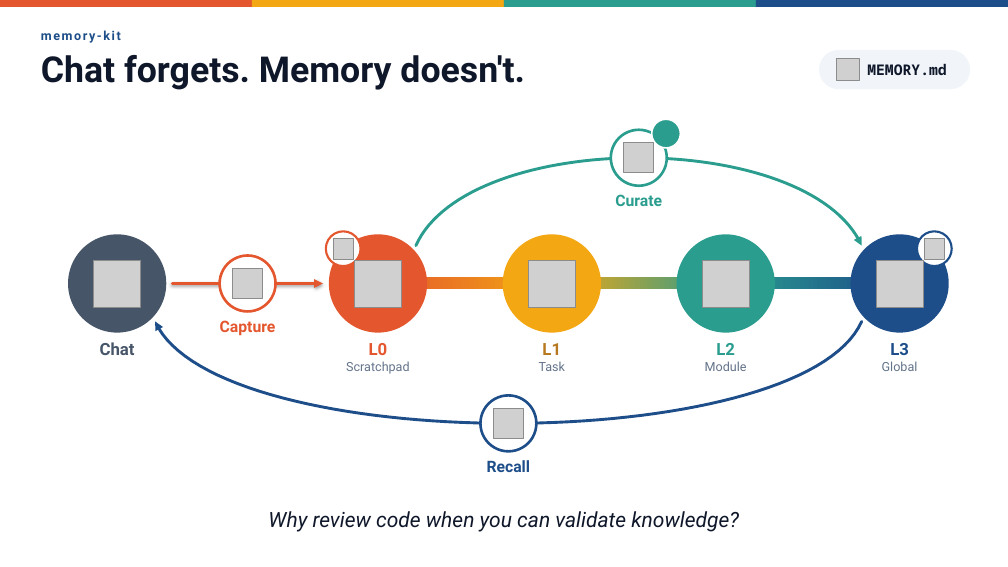
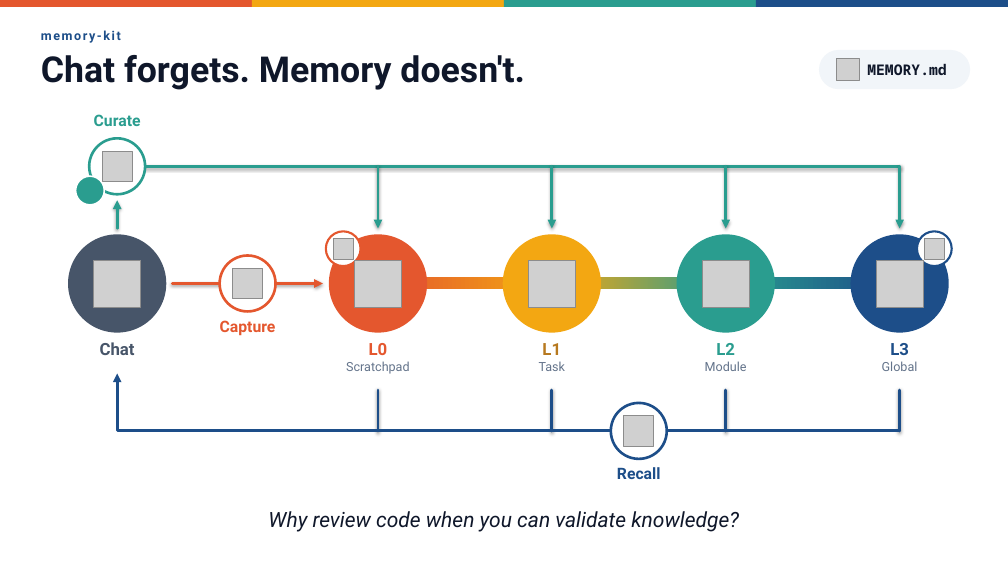
Before and after one commit to JoseviOliveira/memory-kit, a slide deck: slide 1 of presentation/memory-kit-minimal.pptx. Drawn at 1008x567 pixels with LibreOffice and Linux fonts; fonts in the diff are those of the drawing; grey boxes stand for pictures; background and template pictures are left out. Boxes give left, top, right and bottom in pixels: in the first picture for what was removed or moved away, otherwise in the second. Text is boxed around its words. In the diff, an @@ line names an element or a change of style, - is before the commit and + after.

Commit message:
docs: fix Curate/Recall flow in minimal deck and add presentation build scripts

```diff
--- a/presentation/memory-kit-minimal.pptx
+++ b/presentation/memory-kit-minimal.pptx
@@ text "Curate": place and size @@
-text "Curate" at [615, 194, 662, 206]
+text "Curate" at [94, 114, 141, 126]
@@ ellipse: place and size @@
-ellipse at [611, 130, 667, 186]
+ellipse at [89, 138, 145, 194]
@@ picture removed at [624, 143, 654, 173] @@
@@ ellipse: place and size @@
-ellipse at [652, 119, 681, 148]
+ellipse at [76, 176, 104, 205]
@@ picture added at [102, 151, 132, 181] @@
@@ line added from (117, 166) to (900, 166), #2A9D8F 2.75 pt @@
@@ arrow added from (378, 166) to (378, 228), #2A9D8F 2.75 pt @@
@@ freeform shape removed at [416, 158, 862, 246] @@
@@ arrow added from (552, 166) to (552, 228), #2A9D8F 2.75 pt @@
@@ arrow added from (726, 166) to (726, 228), #2A9D8F 2.75 pt @@
@@ arrow added from (900, 166) to (900, 228), #2A9D8F 2.75 pt @@
@@ arrow added from (117, 228) to (117, 200), #2A9D8F 2.75 pt @@
@@ freeform shape: place and size @@
-freeform shape at [155, 321, 862, 423]
+freeform shape at [117, 374, 900, 431]
@@ line added from (378, 390) to (378, 431), #1D4E89 2.75 pt @@
@@ picture removed at [494, 408, 524, 439] @@
@@ line added from (552, 390) to (552, 431), #1D4E89 2.75 pt @@
@@ ellipse: place and size @@
-ellipse at [481, 395, 537, 451]
+ellipse at [611, 403, 667, 459]
@@ picture added at [624, 416, 654, 446] @@
@@ line added from (726, 390) to (726, 431), #1D4E89 2.75 pt @@
@@ line added from (900, 390) to (900, 431), #1D4E89 2.75 pt @@
@@ text "Recall": place and size @@
-text "Recall" at [487, 460, 531, 472]
+text "Recall" at [617, 467, 661, 479]
```
Also in this commit, not shown: 2 other files.
